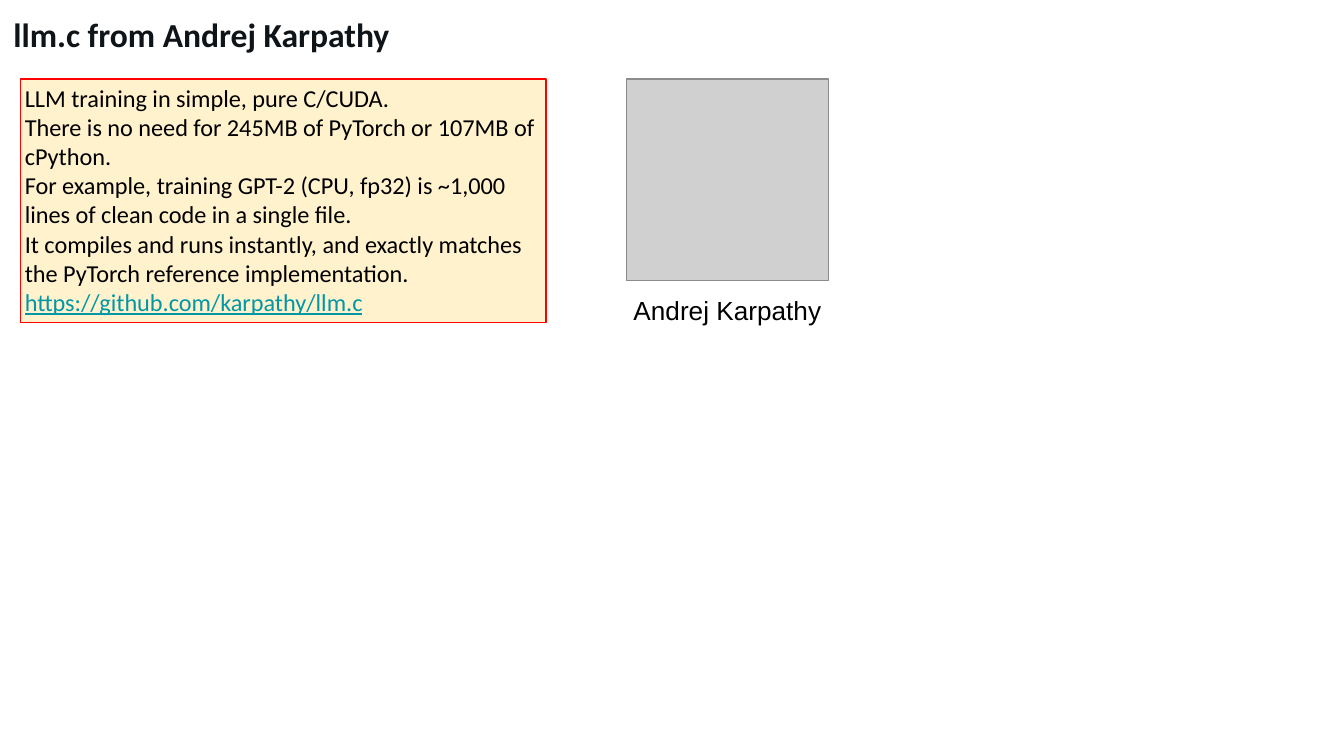
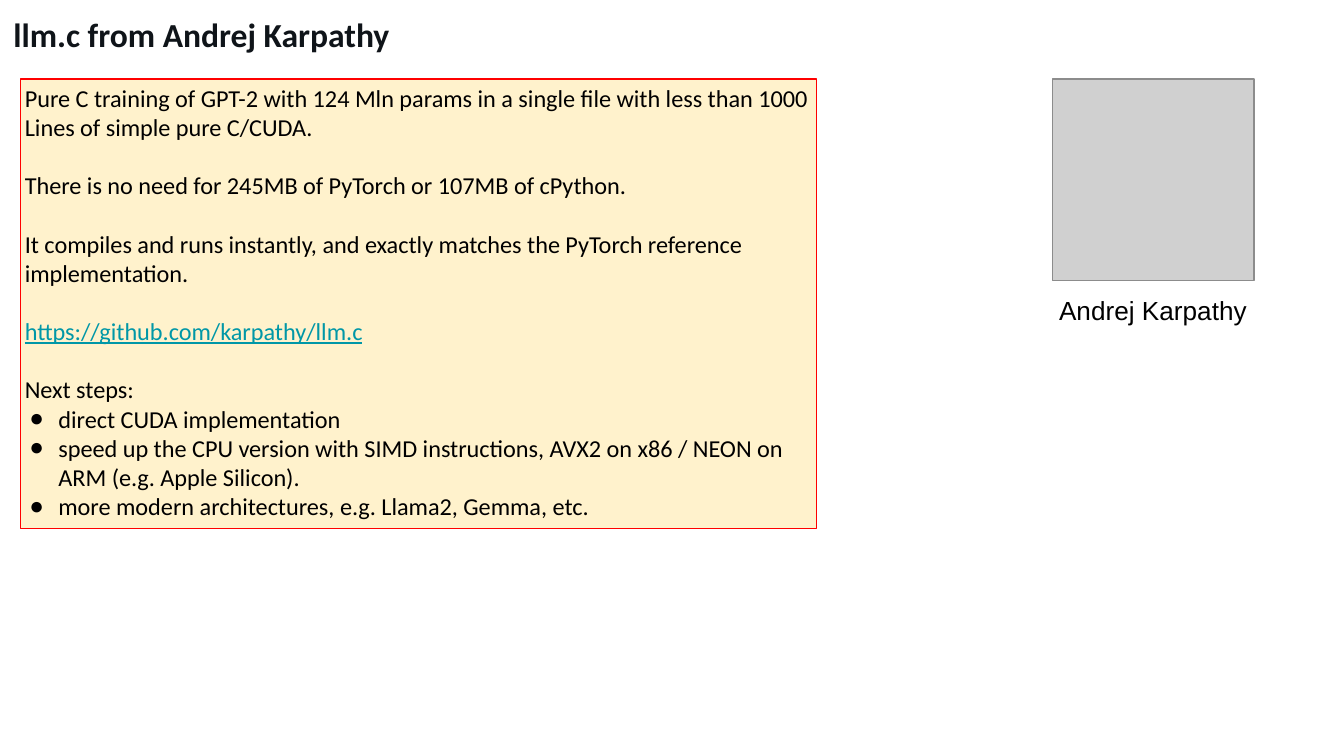
Before and after one commit to lselector/seminar, a slide deck: slide 13 of 2024/2024-04-12-AI-Updates.pptx (slide 11 before the commit). Drawn at 1344x756 pixels with LibreOffice and Linux fonts; fonts in the diff are those of the drawing; grey boxes stand for pictures. Boxes give left, top, right and bottom in pixels: in the first picture for what was removed or moved away, otherwise in the second. Text is boxed around its words. In the diff, an @@ line names an element or a change of style, - is before the commit and + after.

```diff
--- a/2024/2024-04-12-AI-Updates.pptx
+++ b/2024/2024-04-12-AI-Updates.pptx
@@ rectangle "Pure C training of GPT-2 ...": place and size @@
-rectangle "Pure C training of GPT-2 ..." at (20,79,546,323)
+rectangle "Pure C training of GPT-2 ..." at (20,79,816,528)
@@ picture: place and size @@
-picture at (626,79,828,281)
+picture at (1052,79,1254,281)
@@ text in rectangle at (25,90,807,140): text changed @@
-LLM training in simple, pure C/CUDA.
+Pure C training of GPT-2 with 124 Mln params in a single file with less than 1000 Lines of simple pure C/CUDA.
@@ text in rectangle at (25,176,505,227): paragraph removed @@
-For example, training GPT-2 (CPU, fp32) is ~1,000 lines of clean code in a single file.
@@ text "Andrej Karpathy": place and size @@
-text "Andrej Karpathy" at (633,301,821,326)
+text "Andrej Karpathy" at (1059,301,1247,326)
@@ text in rectangle at (25,382,783,519): paragraphs added @@
+Next steps:
+● direct CUDA implementation
+● speed up the CPU version with SIMD instructions, AVX2 on x86 / NEON on ARM (e.g. Apple Silicon).
+● more modern architectures, e.g. Llama2, Gemma, etc.
```
Also in this commit, not shown: 4 other slides changed, 6 slides added, 1 slide removed.
